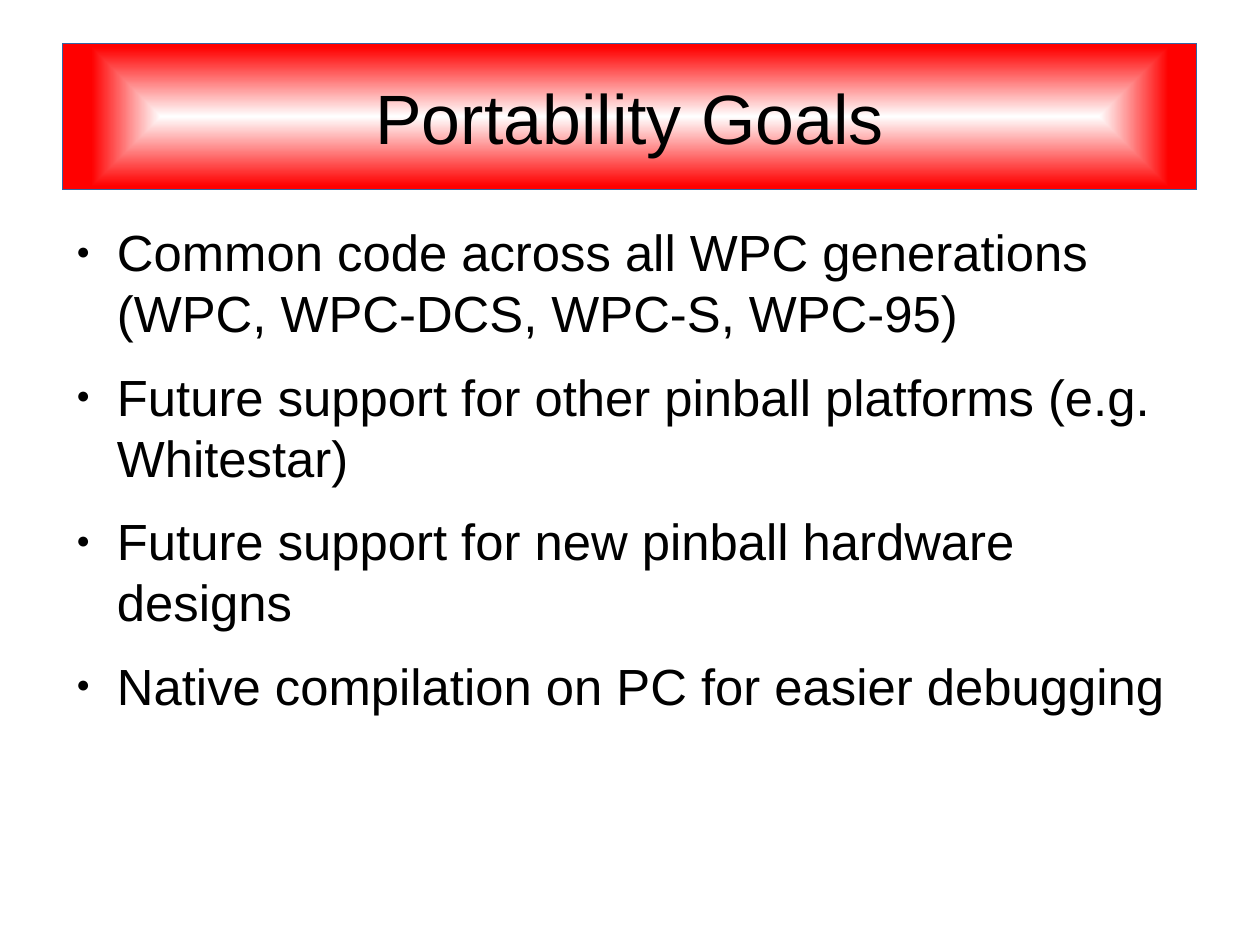
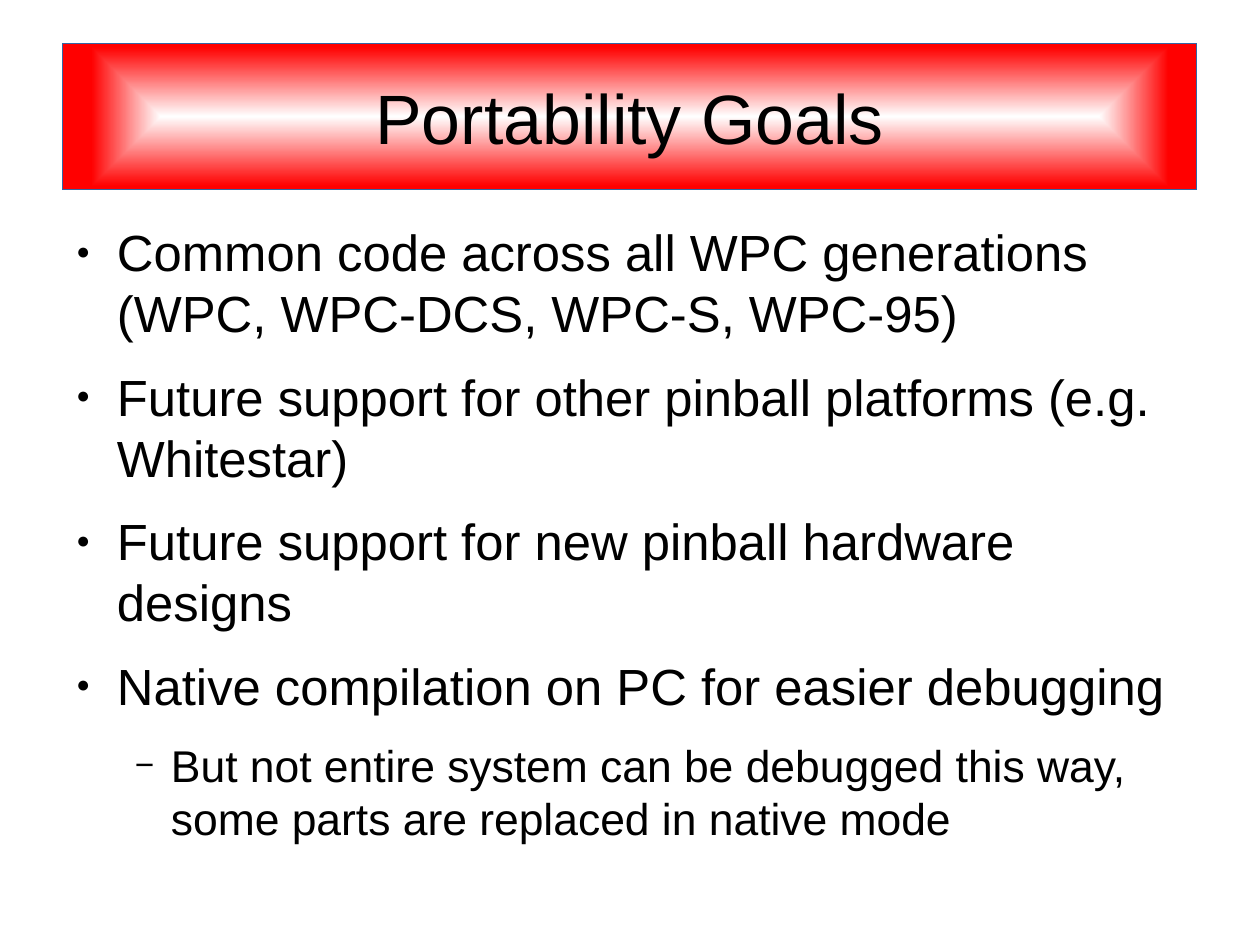
Before and after one commit to SonnyJim/freewpc, a slide deck: slide 3 of doc/freewpc.odp (slide 2 before the commit). Drawn at 1260x945 pixels with LibreOffice and Linux fonts; fonts in the diff are those of the drawing. Boxes give left, top, right and bottom in pixels: in the first picture for what was removed or moved away, otherwise in the second. Text is boxed around its words. In the diff, an @@ line names an element or a change of style, - is before the commit and + after.

```diff
--- a/doc/freewpc.odp
+++ b/doc/freewpc.odp
@@ text at (171,749,1125,845): paragraph added @@
+  − But not entire system can be debugged this way, some parts are replaced in native mode
```
Also in this commit, not shown: 5 other slides changed, 14 slides added.
